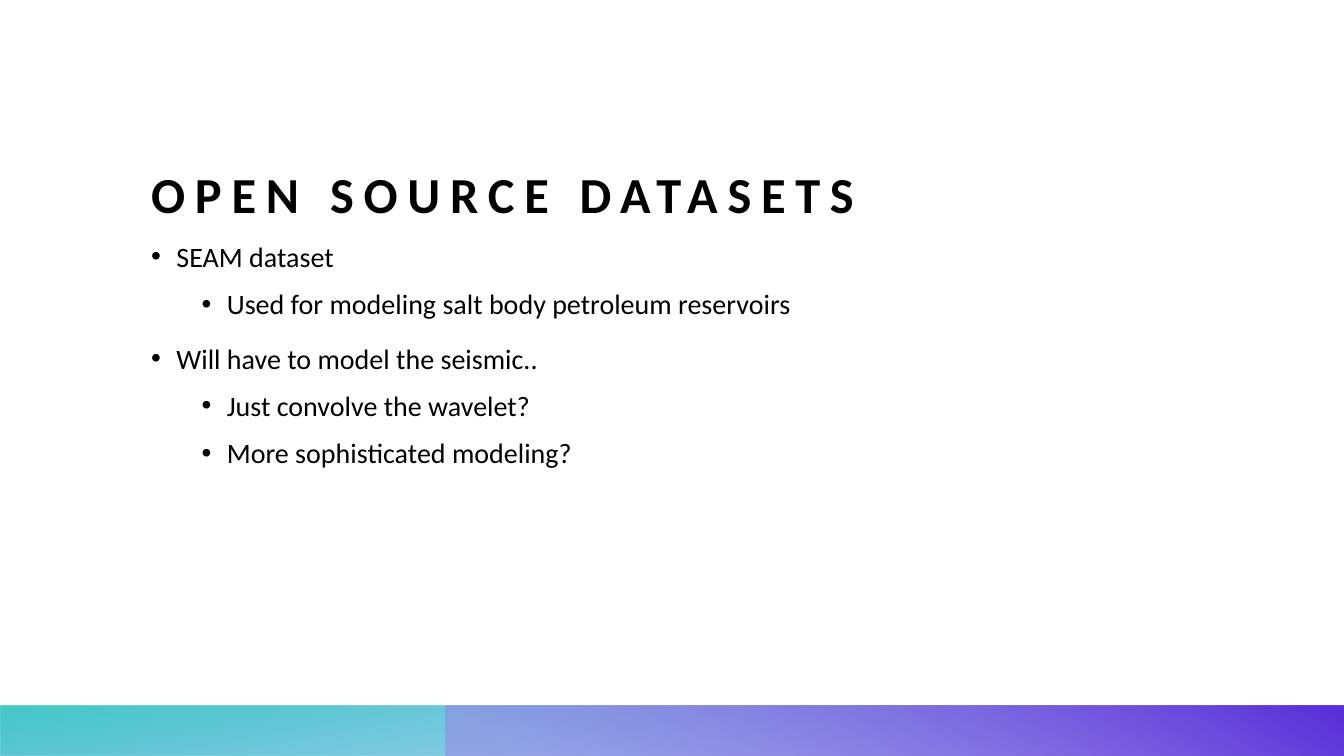
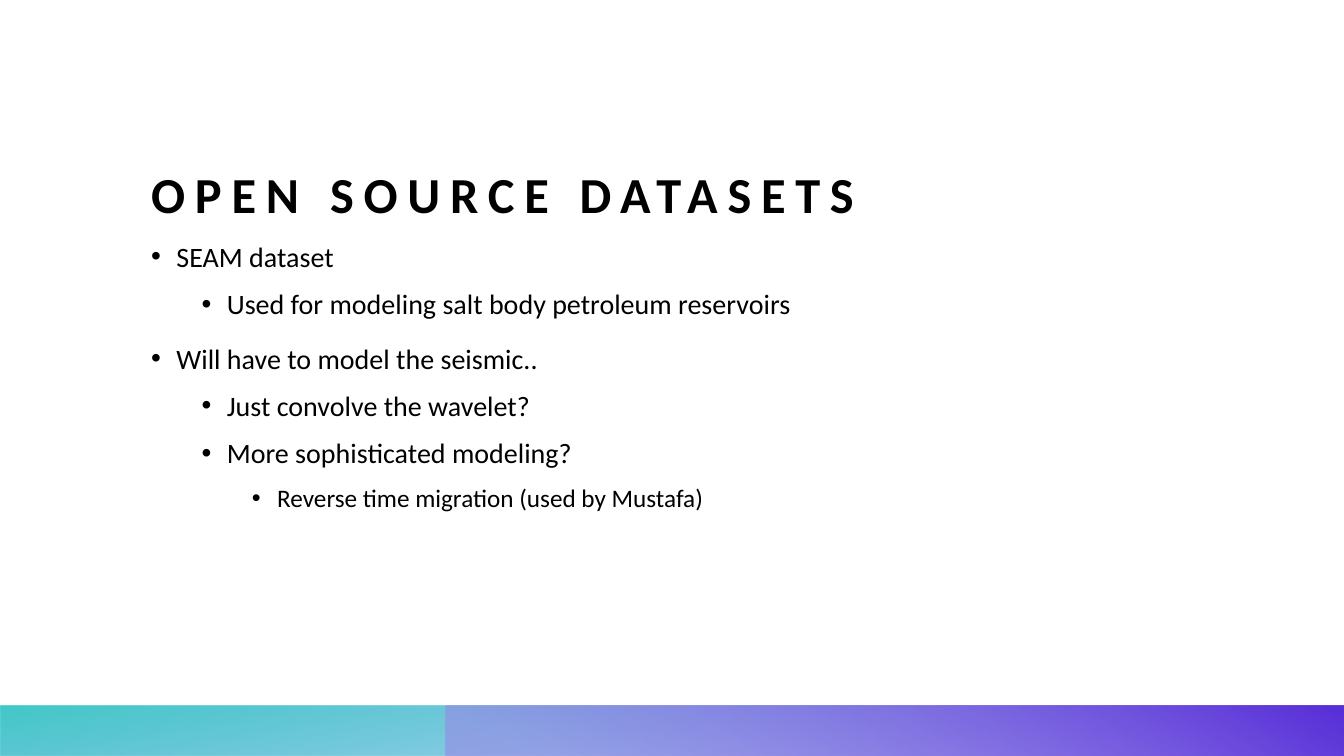
Before and after one commit to sjurmsc/MSC2023, a slide deck: slide 5 of Meeting Presentations/12.01.2023_General Meeting.pptx (slide 4 before the commit). Drawn at 1344x756 pixels with LibreOffice and Linux fonts; fonts in the diff are those of the drawing. Boxes give left, top, right and bottom in pixels: in the first picture for what was removed or moved away, otherwise in the second. Text is boxed around its words. In the diff, an @@ line names an element or a change of style, - is before the commit and + after.

```diff
--- a/Meeting Presentations/12.01.2023_General Meeting.pptx
+++ b/Meeting Presentations/12.01.2023_General Meeting.pptx
@@ text at (x1=277, y1=488, x2=703, y2=512): paragraph added @@
+    • Reverse time migration (used by Mustafa)
```
Also in this commit, not shown: 3 slides added.
